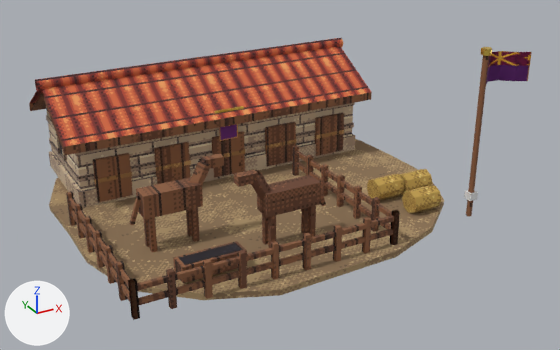
An edit to the Blender file art_source/blender/byzantines/stable.blend, drawn before and after from the same camera.
One viewpoint serves both versions: a camera (50 mm lens) standing at (-4.45, -9.14, 4.75) and looking at (0.33, -0.46, 0.41). Arrows for +X, +Y and +Z are at lower left; the lights stay in place. The first picture is the older version.

In view in the first picture: 'byzantines_stable'.
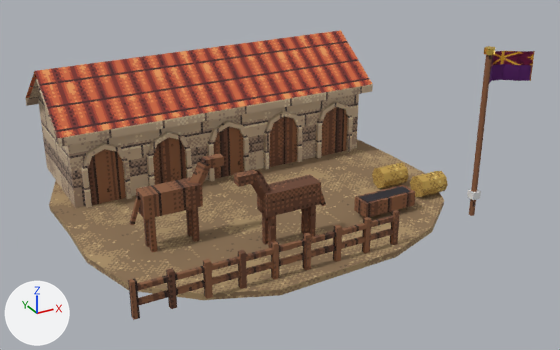
Location of each change, (x1, y1, x2, y2) in pixels of the pictures (560 x 350 px):
'byzantines_stable', reshaped
    before: (29, 38, 532, 320)
    after: (26, 30, 535, 320)
part 1 of me_byzantines_stable, deleted (brown)
    before: (29, 46, 478, 320)
part 2 of me_byzantines_stable, built on
    before: (35, 38, 343, 91)
    after: (26, 30, 373, 208)
part 3 of me_byzantines_stable, reshaped
    before: (399, 47, 532, 217)
    after: (354, 46, 535, 218)

Edits to the bpy script that builds the scene:
```text
Change me_byzantines_stable:
    used by ob_byzantines_stable; location = (0.0, 0.0, 0.0)
    remove me_byzantines_stable.from_pydata(...)  # 1629 vertices, 440 faces; spans x -2.59..2.89, y -2.6..2.63, z 0.0..2.36
    add me_byzantines_stable.from_pydata(...)  # 1190 vertices, 321 faces; spans x -2.59..2.94, y -2.6..2.63, z 0.0..2.36
    me_byzantines_stable part 1: 232 loose pieces with 972 vertices, spanning x -2.48..2.4, y -2.38..2.35, z 0.08..1.63, are deleted
    me_byzantines_stable part 2: 20 vertices removed from x -2.45..2.45, y 0.5..1.44, z 0.91..1.71; 465 vertices added at x -2.45..2.45, y 0.4..2.3, z 0.08..1.83
    me_byzantines_stable part 3: 81 vertices removed from x 0.94..2.89, y -2.32..-1.09, z 0.08..2.36; 169 vertices added at x 0.9..2.94, y -2.32..-0.74, z 0.08..2.36
    remove me_byzantines_stable.materials.append(mat_pe_woodlight)  # picture img_pe_woodlight
```
